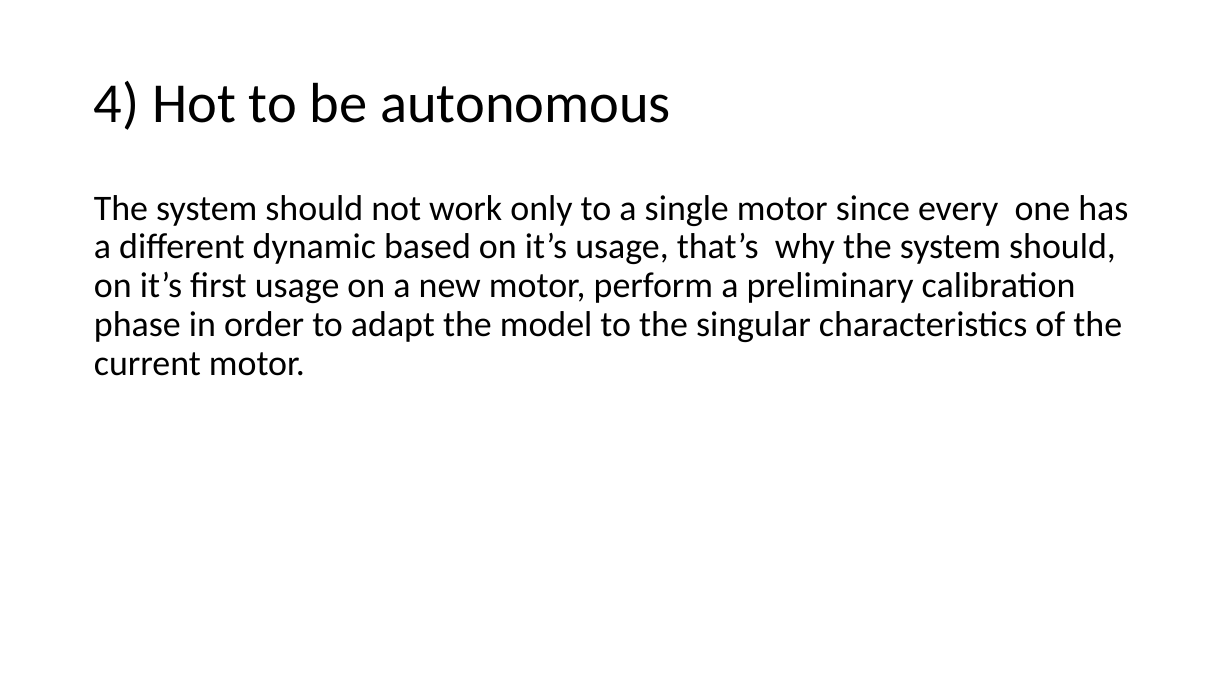
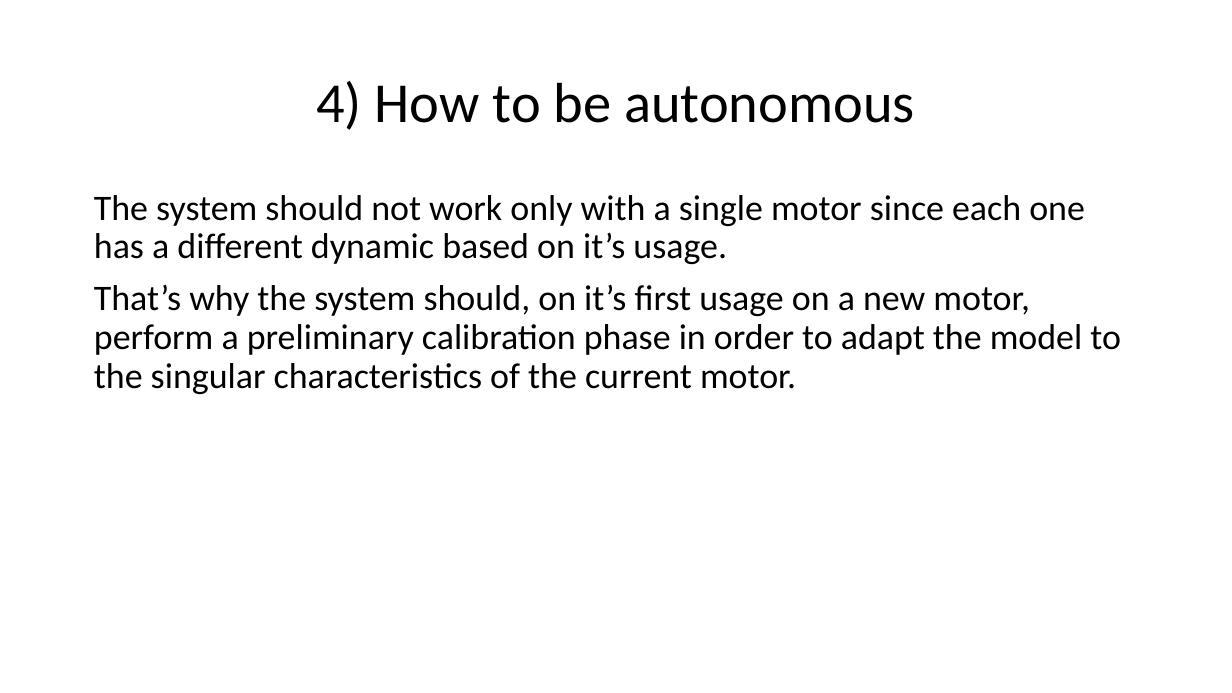
Before and after one commit to urzino/FanMonitoringBlueCoin, a slide deck: slide 8 of Pervasive_presentation_Milestone1_group8.pptx. Drawn at 1232x693 pixels with LibreOffice and Linux fonts; fonts in the diff are those of the drawing. Boxes give left, top, right and bottom in pixels: in the first picture for what was removed or moved away, otherwise in the second. Text is boxed around its words. In the diff, an @@ line names an element or a change of style, - is before the commit and + after.

```diff
--- a/Pervasive_presentation_Milestone1_group8.pptx
+++ b/Pervasive_presentation_Milestone1_group8.pptx
@@ title at [316,81,915,130]: text changed @@
-4) Hot to be autonomous
+4) How to be autonomous
@@ text at [94,195,1121,394]: text changed @@
-The system should not work only to a single motor since every one has a different dynamic based on it’s usage, that’s why the system should, on it’s first usage on a new motor, perform a preliminary calibration phase in order to adapt the model to the singular characteristics of the current motor.
+The system should not work only with a single motor since each one has a different dynamic based on it’s usage.
+That’s why the system should, on it’s first usage on a new motor, perform a preliminary calibration phase in order to adapt the model to the singular characteristics of the current motor.
```
Also in this commit, not shown: 8 other slides changed.
